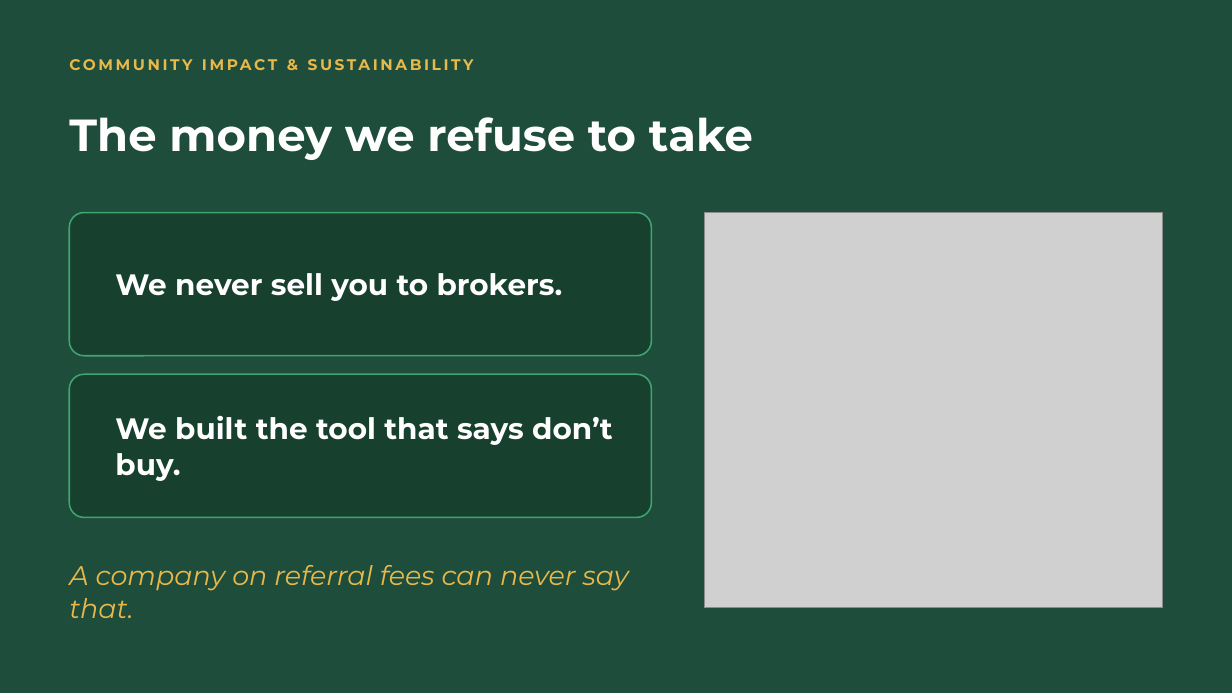
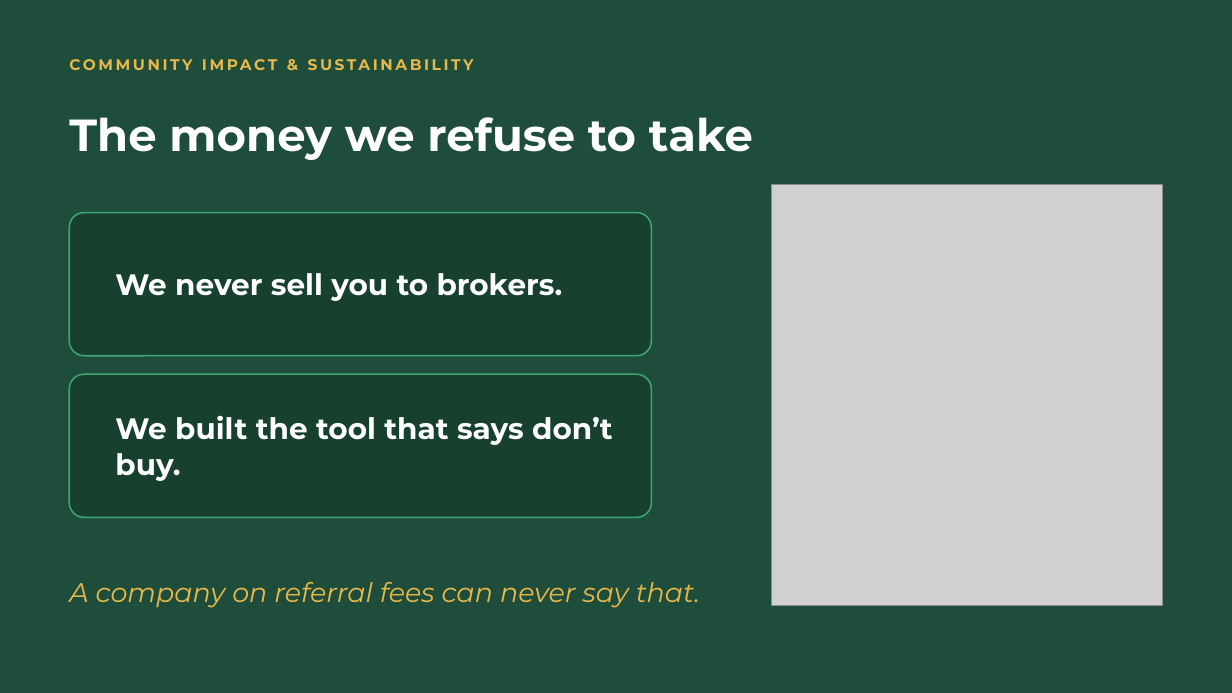
Before and after one commit to jasonmwong603/Claude-Code, a slide deck: slide 8 of apps/keydate/pitch/KeyDate-JCI-Edmonton-Montserrat.pptx. Drawn at 1232x693 pixels with LibreOffice and Linux fonts; fonts in the diff are those of the drawing; grey boxes stand for pictures. Boxes give left, top, right and bottom in pixels: in the first picture for what was removed or moved away, otherwise in the second. Text is boxed around its words. In the diff, an @@ line names an element or a change of style, - is before the commit and + after.

```diff
--- a/apps/keydate/pitch/KeyDate-JCI-Edmonton-Montserrat.pptx
+++ b/apps/keydate/pitch/KeyDate-JCI-Edmonton-Montserrat.pptx
@@ picture: place and size @@
-picture at [704, 213, 1163, 608]
+picture at [772, 185, 1163, 605]
@@ text "A company on referral fees ..." rewrapped from [69, 565, 629, 618] to [69, 582, 700, 608] @@
```
Also in this commit, not shown: 1 other slide changed, 8 other files.
